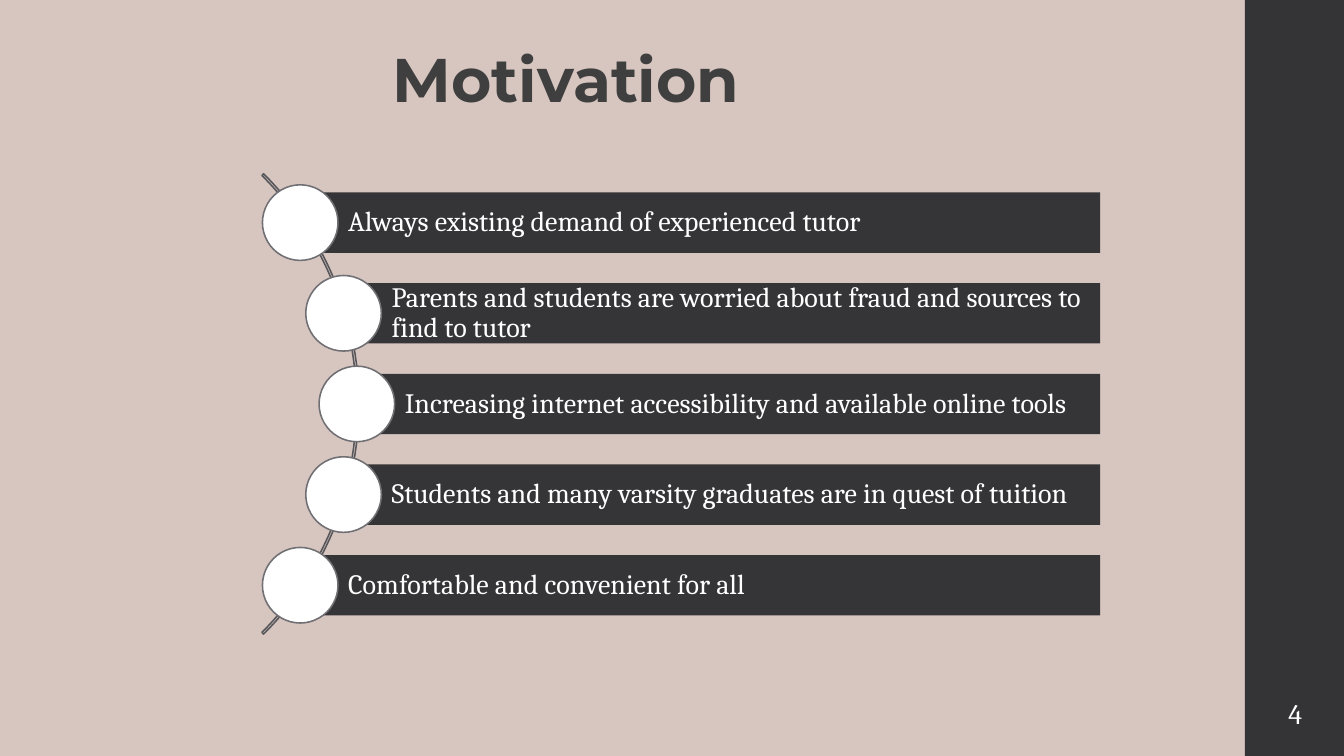
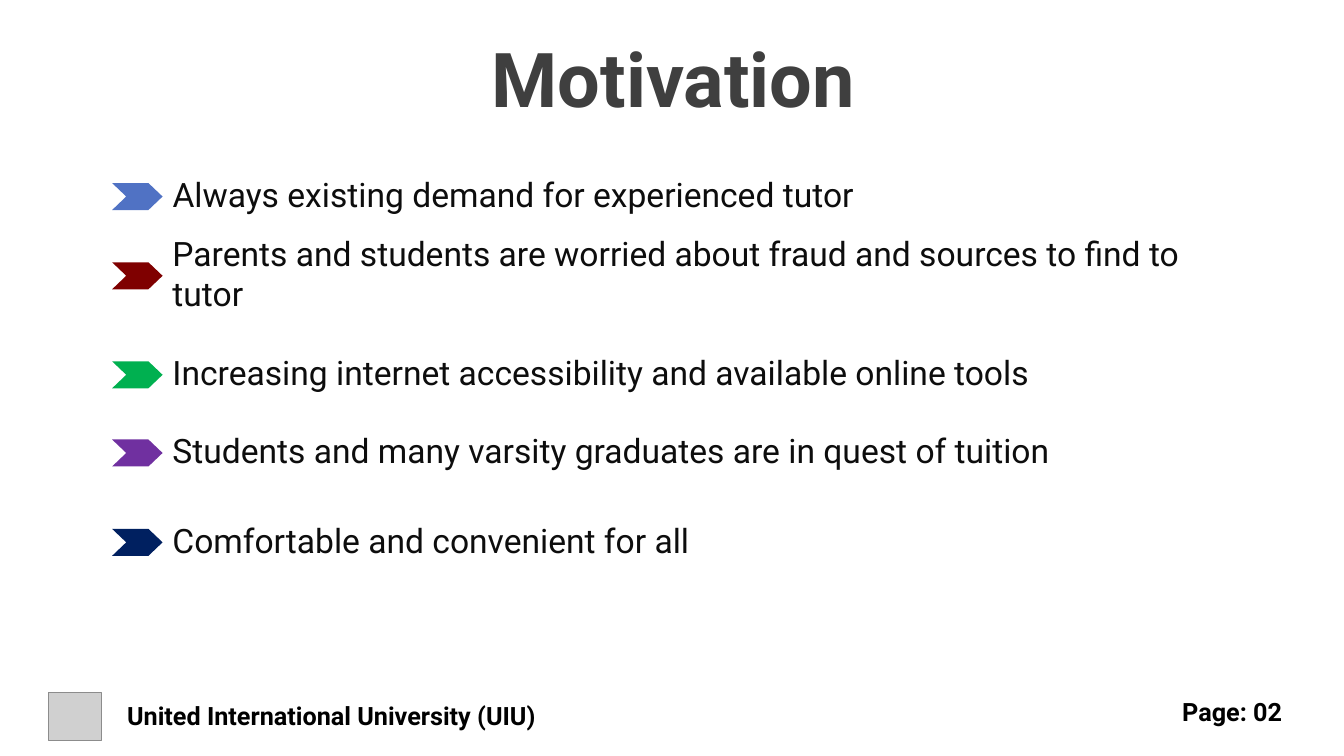
Before and after one commit to rayhanalshorif133/MSCSE-UIU, a slide deck: slide 3 of CSE-6159-SSA/ProTutorBD.pptx (slide 4 before the commit). Drawn at 1344x756 pixels with LibreOffice and Linux fonts; fonts in the diff are those of the drawing; grey boxes stand for pictures. Boxes give left, top, right and bottom in pixels: in the first picture for what was removed or moved away, otherwise in the second. Text is boxed around its words. In the diff, an @@ line names an element or a change of style, - is before the commit and + after.

Commit message:
working on slide

```diff
--- a/CSE-6159-SSA/ProTutorBD.pptx
+++ b/CSE-6159-SSA/ProTutorBD.pptx
@@ background #D7C5BF to #FFFFFF @@
@@ rectangle removed at [1245, 0, 1344, 756] @@
@@ text "Motivation": place and size @@
-text "Motivation" at [393, 53, 739, 103]
+text "Motivation" at [492, 51, 855, 108]
@@ text "Motivation" at [492, 51, 855, 108]: size 44 to 54 pt, font Montserrat to Roboto; vertical alignment top to middle @@
@@ chevron added at [112, 184, 162, 211], fill #5072C4 @@
@@ text at [173, 181, 854, 214]: text changed; size 20 to 24 pt; font Cambria to Roboto; text colour #FFFFFF to #0D0D0D @@
-Always existing demand of experienced tutor
+Always existing demand for experienced tutor
@@ text "Parents and students are worried ...": place and size @@
-text "Parents and students are worried ..." at [392, 281, 1080, 338]
+text "Parents and students are worried ..." at [172, 240, 1179, 307]
@@ chevron added at [112, 262, 162, 289], fill #7F0000 @@
@@ text "Increasing internet accessibility and available ...": place and size @@
-text "Increasing internet accessibility and available ..." at [405, 393, 1066, 419]
+text "Increasing internet accessibility and available ..." at [172, 359, 1028, 392]
@@ chevron added at [112, 361, 162, 388], fill #00B050 @@
@@ chevron added at [112, 440, 162, 467], fill #7030A0 @@
@@ size 20 to 24 pt, font Cambria to Roboto, text colour #FFFFFF to #0D0D0D; line spacing 0.9 to 1 in 4 elements at [172, 527, 690, 554], [172, 359, 1028, 392], [172, 240, 1179, 307], [172, 437, 1050, 470] @@
@@ text "Students and many varsity graduates ...": place and size @@
-text "Students and many varsity graduates ..." at [392, 483, 1067, 509]
+text "Students and many varsity graduates ..." at [172, 437, 1050, 470]
@@ chevron added at [112, 529, 162, 557], fill #002060 @@
@@ text "Comfortable and convenient for all": place and size @@
-text "Comfortable and convenient for all" at [348, 574, 744, 595]
+text "Comfortable and convenient for all" at [172, 527, 690, 554]
@@ group removed at [0, 79, 1101, 730]: 5 rectangles, 5 ellipses, 1 arch (boxed as its full ring) @@
@@ picture added at [49, 693, 102, 740] @@
@@ text added at [127, 705, 535, 731], 18 pt, text #000000, bold @@
+United International University (UIU)
@@ text added at [1182, 703, 1282, 727], 18 pt, text #000000, bold @@
+Page: 02
@@ page number removed at [1288, 705, 1302, 724] @@
-4
```
Also in this commit, not shown: 3 other slides changed, 46 slides added, 13 slides removed, 3 other files.
